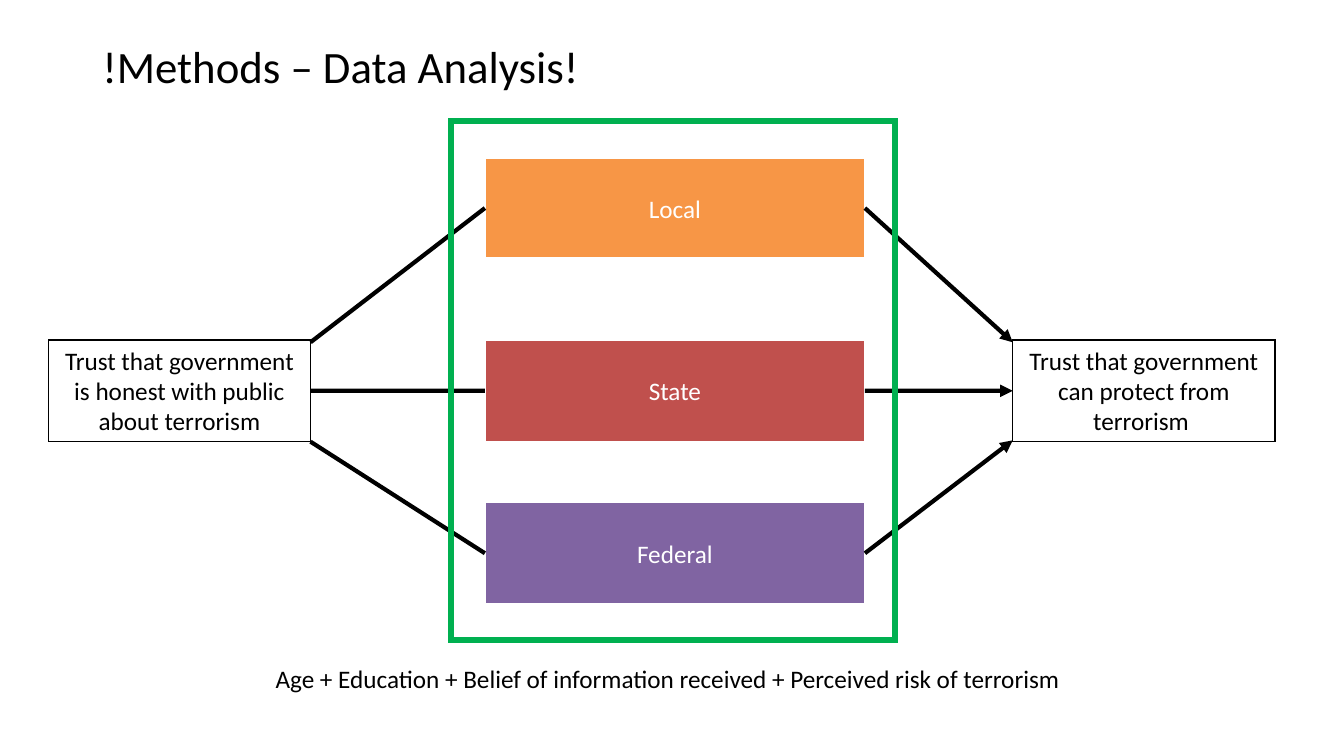
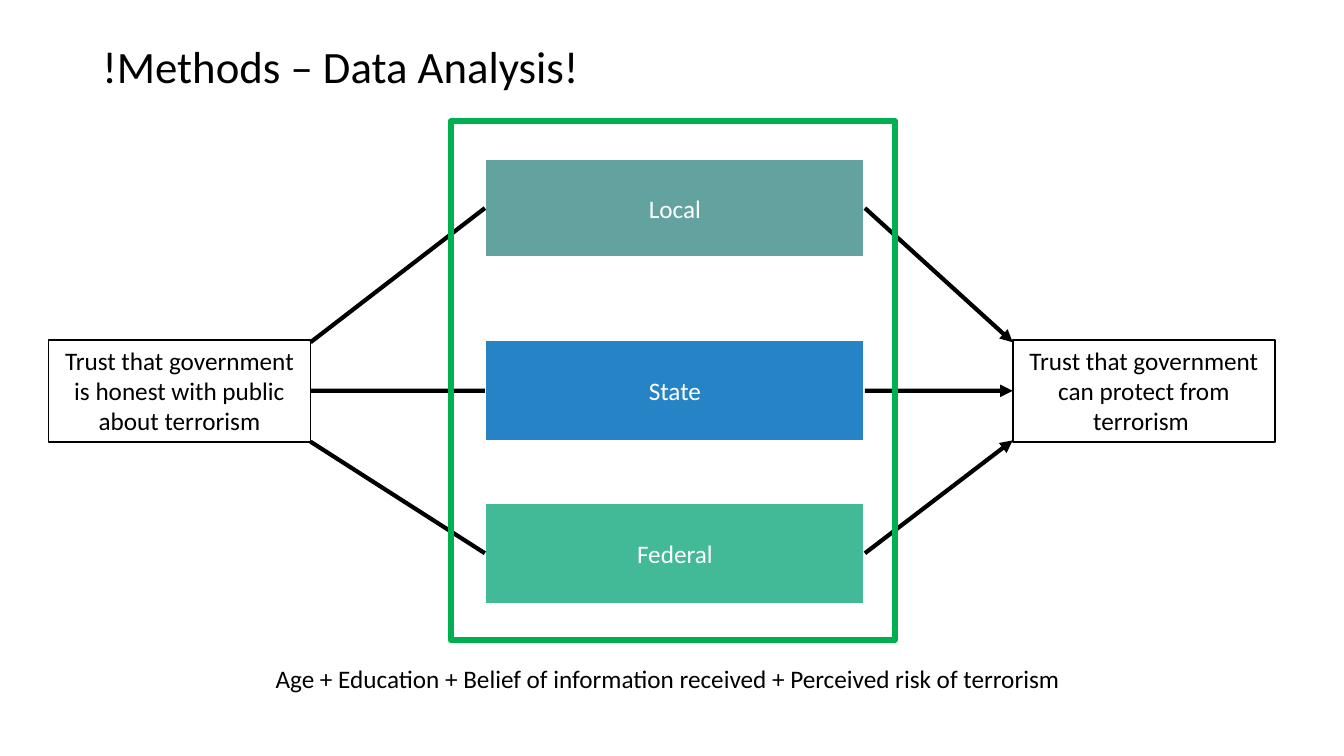
Before and after one commit to ska247/ADA-Final-Project, a slide deck: slide 9 of ADA Presentation (1).pptx. Drawn at 1344x756 pixels with LibreOffice and Linux fonts; fonts in the diff are those of the drawing; background and template pictures are left out. Boxes give left, top, right and bottom in pixels: in the first picture for what was removed or moved away, otherwise in the second. Text is boxed around its words. In the diff, an @@ line names an element or a change of style, - is before the commit and + after.

```diff
--- a/ADA Presentation (1).pptx
+++ b/ADA Presentation (1).pptx
@@ rectangle "Local" at (x1=485, y1=158, x2=865, y2=258): fill #F79646 to #62A39F; outline #FFFFFF 1.5 pt to #FFFFFF 2 pt @@
@@ rectangle "State" at (x1=485, y1=340, x2=865, y2=442): fill #C0504D to #2683C6; outline #FFFFFF 1.5 pt to #FFFFFF 2 pt @@
@@ rectangle "Federal" at (x1=485, y1=502, x2=865, y2=604): fill #8064A2 to #42BA97; outline #FFFFFF 1.5 pt to #FFFFFF 2 pt @@
```
Also in this commit, not shown: 13 other slides changed.
